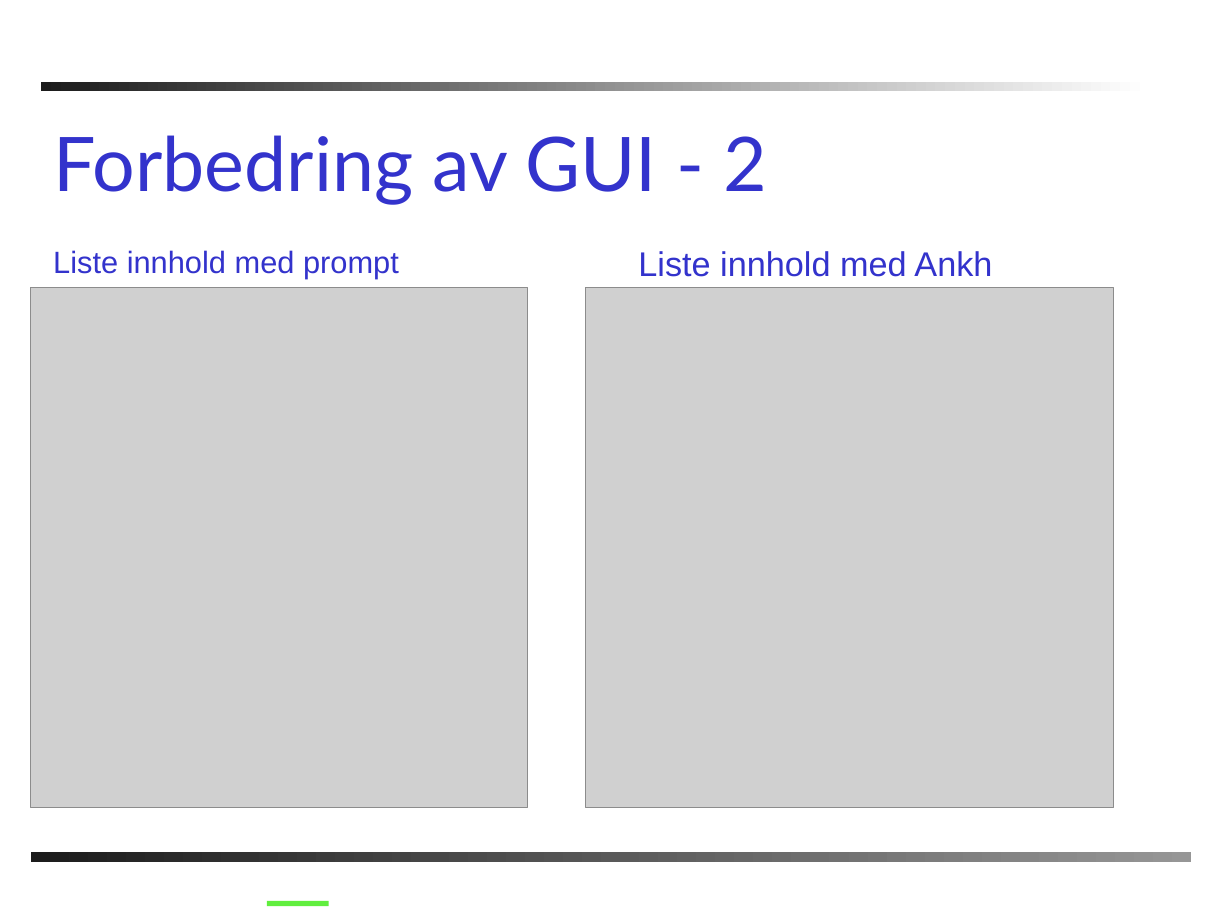
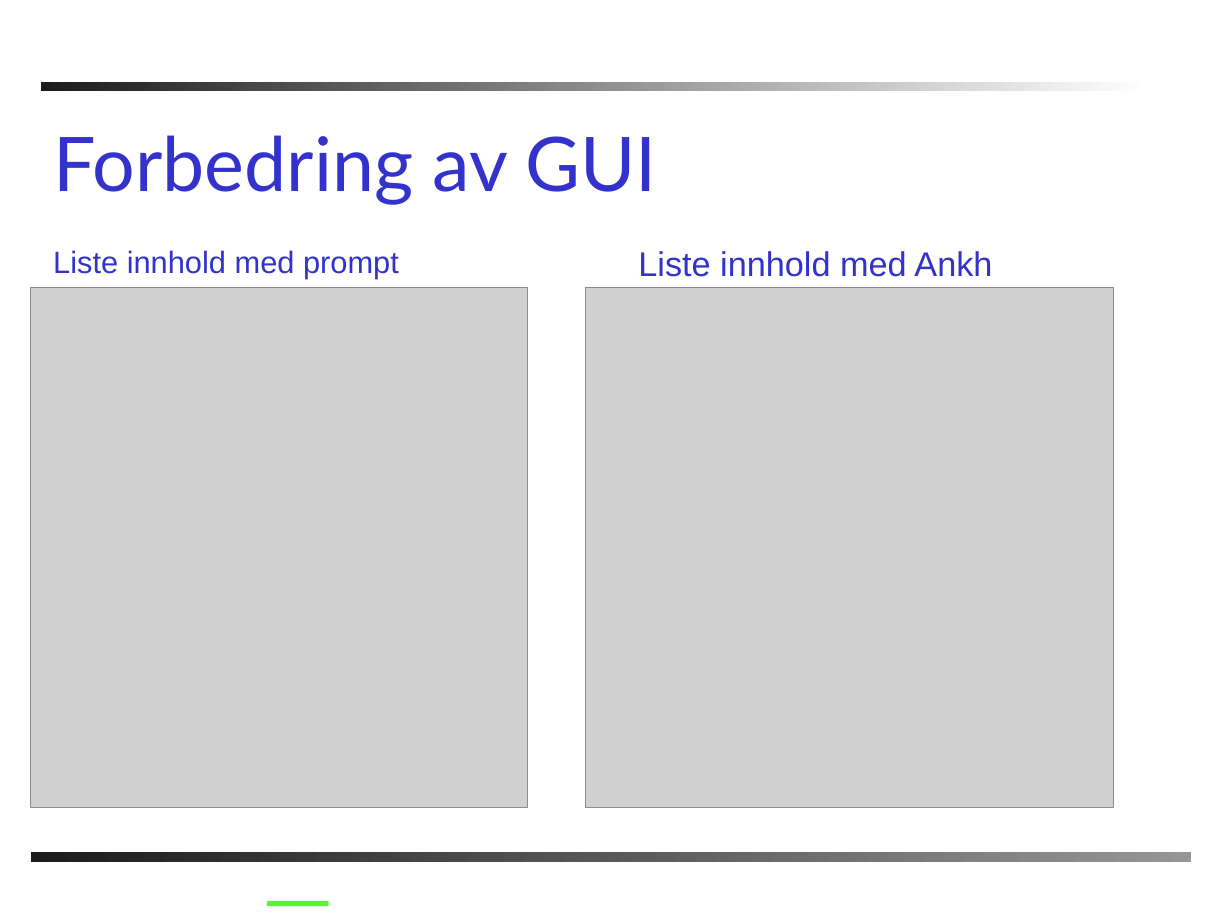
Before and after one commit to PhilJollans/AnkhSVN2019, a slide deck: slide 11 of doc/powerpoint/Subversion_addin_for_VS.NET.ppt. Drawn at 1232x924 pixels with LibreOffice and Linux fonts; fonts in the diff are those of the drawing; grey boxes stand for pictures; background and template pictures are left out. Boxes give left, top, right and bottom in pixels: in the first picture for what was removed or moved away, otherwise in the second. Text is boxed around its words. In the diff, an @@ line names an element or a change of style, - is before the commit and + after.

```diff
--- a/doc/powerpoint/Subversion_addin_for_VS.NET.ppt
+++ b/doc/powerpoint/Subversion_addin_for_VS.NET.ppt
@@ title at box(53, 135, 656, 204): text changed @@
-Forbedring av GUI - 2
+Forbedring av GUI
```
Also in this commit, not shown: 15 other slides changed, 2 slides added, 2 slides removed.
